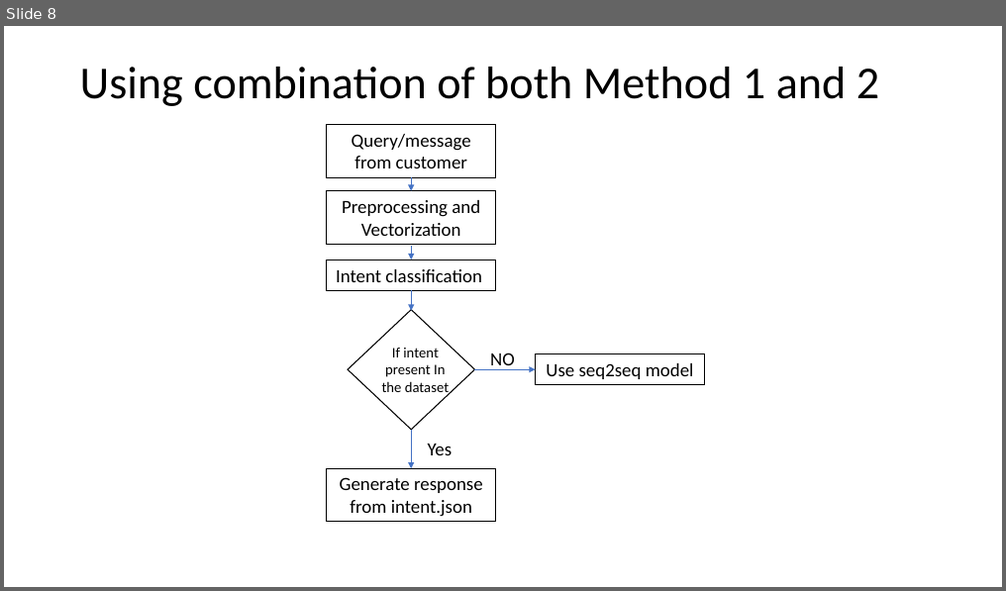
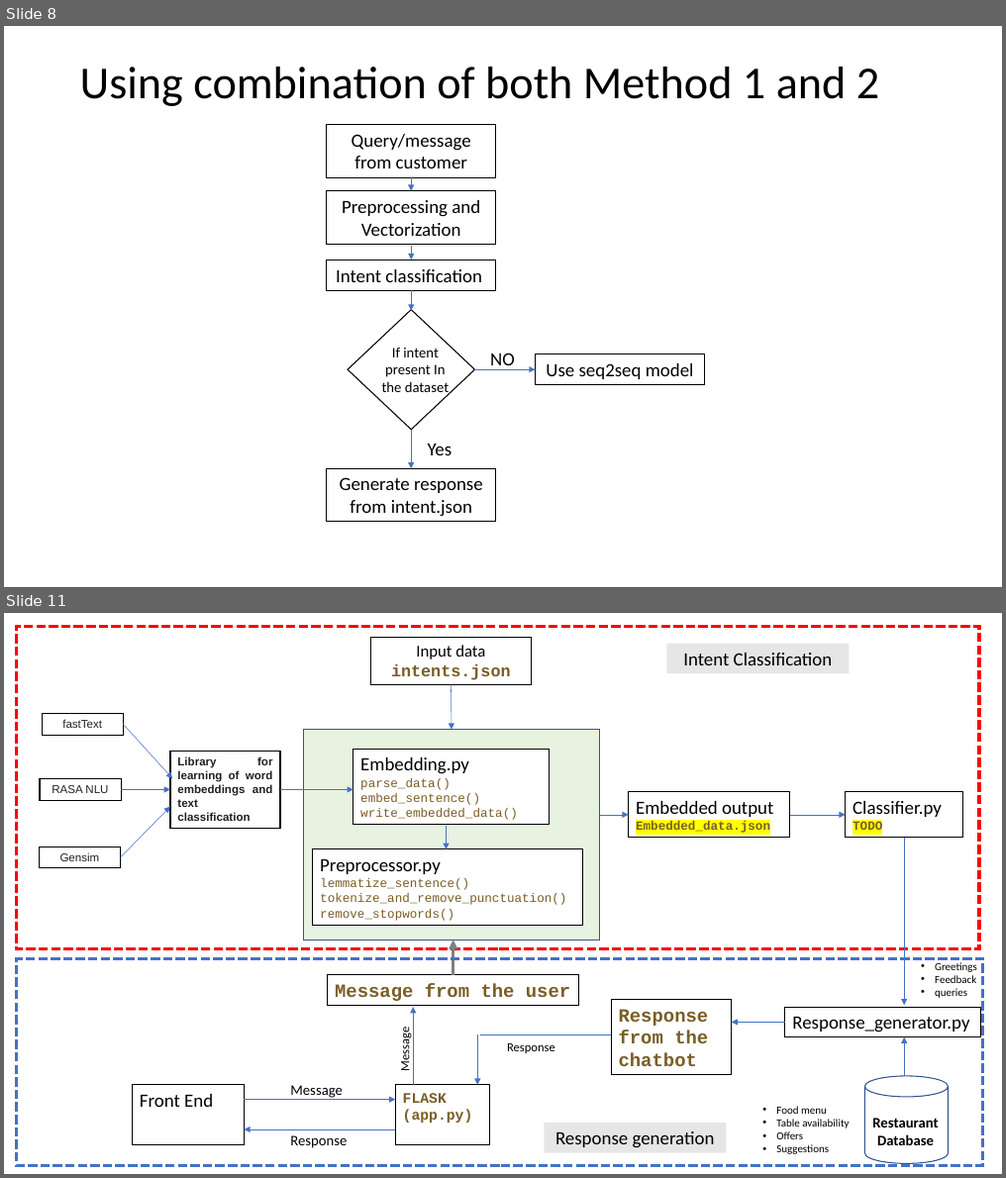
Before and after one commit to Pradnya1208/Intent-classification-based-food-delivery-chatbot, a slide deck: Research/Food Delivery Chatbot.pptx. Shown one above the other, each under a label of ours: slide 8 before the commit, slides 8 and 11 after it; the slides between them are not shown. The pictures are 1006x591 and 1006x1178 pixels, drawn with LibreOffice and Linux fonts; fonts in the diff are those of the drawing. Boxes give left, top, right and bottom in pixels: in the first picture for what was removed or moved away, otherwise in the second. Text is boxed around its words. In the diff, an @@ line names an element or a change of style, - is before the commit and + after.

```diff
--- a/Research/Food Delivery Chatbot.pptx
+++ b/Research/Food Delivery Chatbot.pptx
@@ slide 11 added at (4,613,1002,1174), background #FFFFFF @@
@@ rectangle added at (17,959,983,1166), outline #4472C4 3 pt dashed @@
@@ group added at (17,626,981,1164): 18 rectangles, 16 arrows, 7 texts, 1 line, 1 cylinder @@
+Preprocessor.py
+lemmatize_sentence()
+tokenize_and_remove_punctuation()
+remove_stopwords()
+Embedding.py
+parse_data()
+embed_sentence()
+write_embedded_data()
+Classifier.py
+TODO
+Library for learning of word embeddings and text classification
+fastText
+RASA NLU
+Gensim
+Message from the user
+Embedded output
+Embedded_data.json
+Front End
+FLASK (app.py)
+Message
+Response
+Message
+Response from the chatbot
+• Food menu
+• Table availability
+• Offers
+• Suggestions
+Input data
+intents.json
+Intent Classification
+Response_generator.py
+Restaurant Database
+• Greetings
+• Feedback
+• queries
+Response
+Response generation
```
Also in this commit, not shown: 1 slide changed, 4 other slides added.
